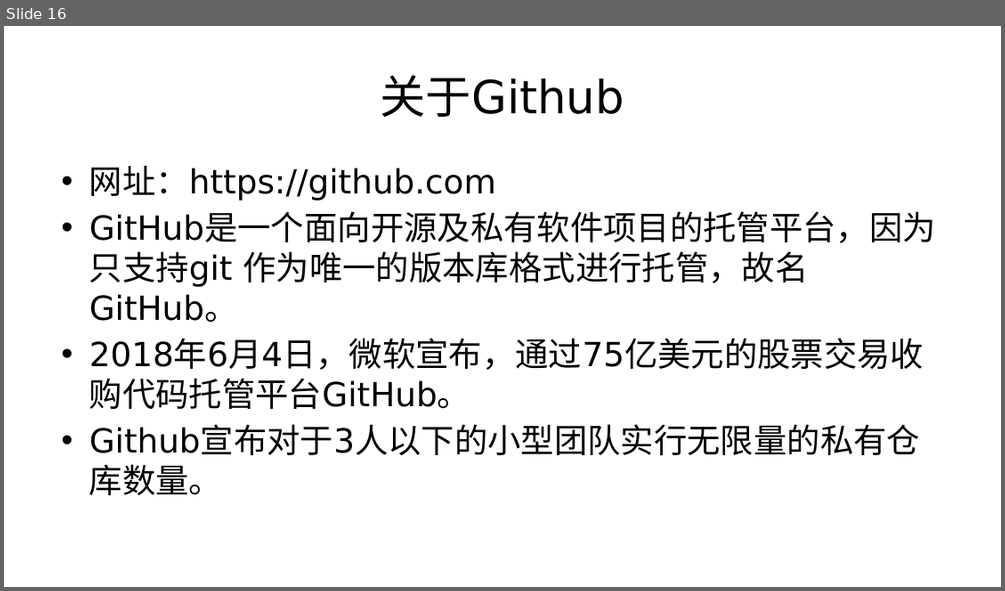
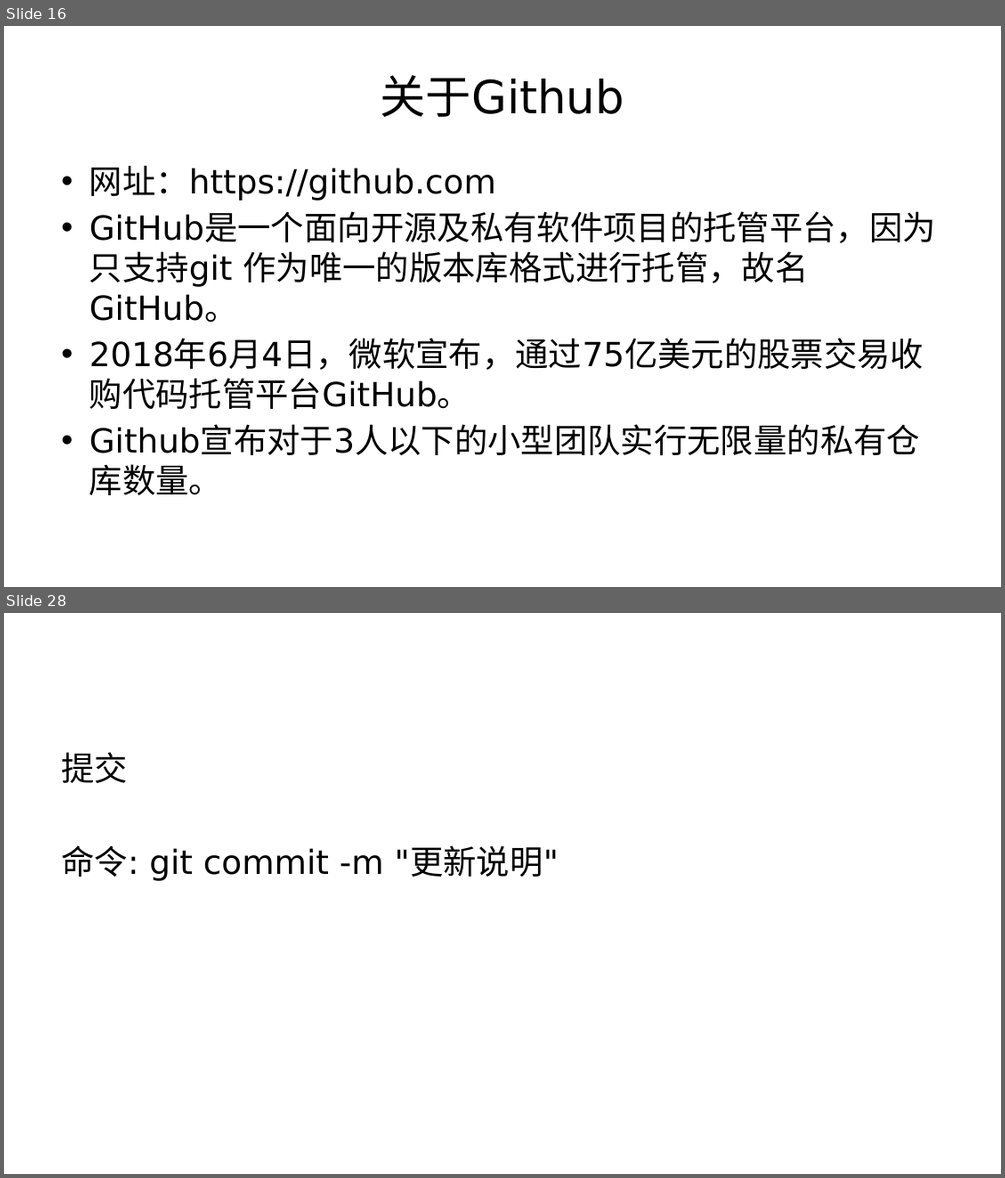
Before and after one commit to Sdear/LectureNotes, a slide deck: 专题/版本控制那些事.pptx. Shown one above the other, each under a label of ours: slide 16 before the commit, slides 16 and 28 after it; the slides between them are not shown. The pictures are 1005x591 and 1005x1178 pixels, drawn with LibreOffice and Linux fonts; fonts in the diff are those of the drawing; background and template pictures are left out. Boxes give left, top, right and bottom in pixels: in the first picture for what was removed or moved away, otherwise in the second. Text is boxed around its words. In the diff, an @@ line names an element or a change of style, - is before the commit and + after.

```diff
--- a/专题/版本控制那些事.pptx
+++ b/专题/版本控制那些事.pptx
@@ slide 28 added at <box>4,613,1001,1174</box>, background #FFFFFF @@
@@ text added at <box>61,752,558,880</box>, 32 pt, text #000000 @@
+提交
+命令: git commit -m "更新说明"
```
Also in this commit, not shown: 16 other slides added, 1 other file.
